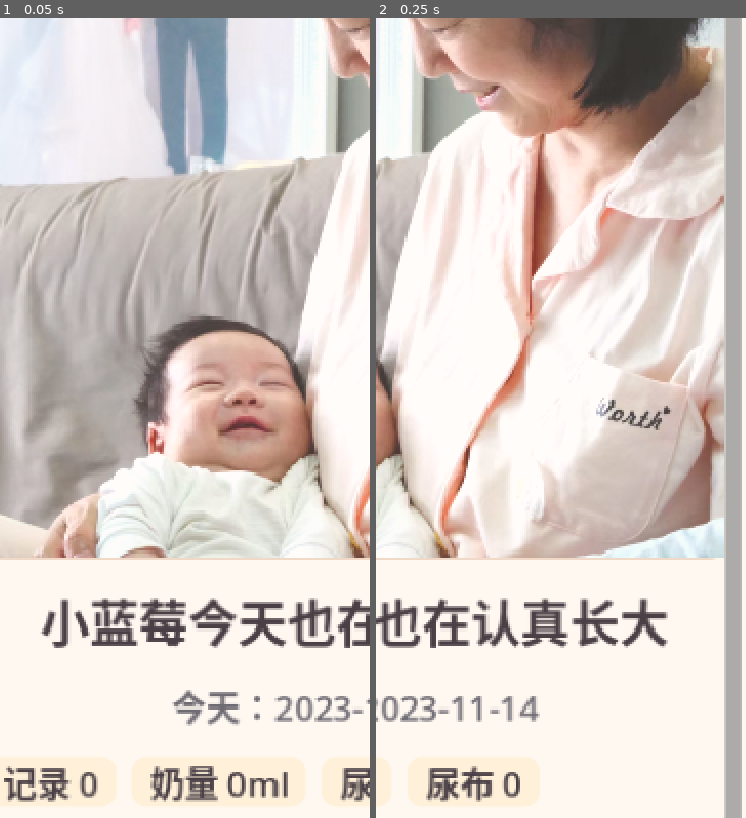
Above: before the commit, frames 1-2 (left to right).
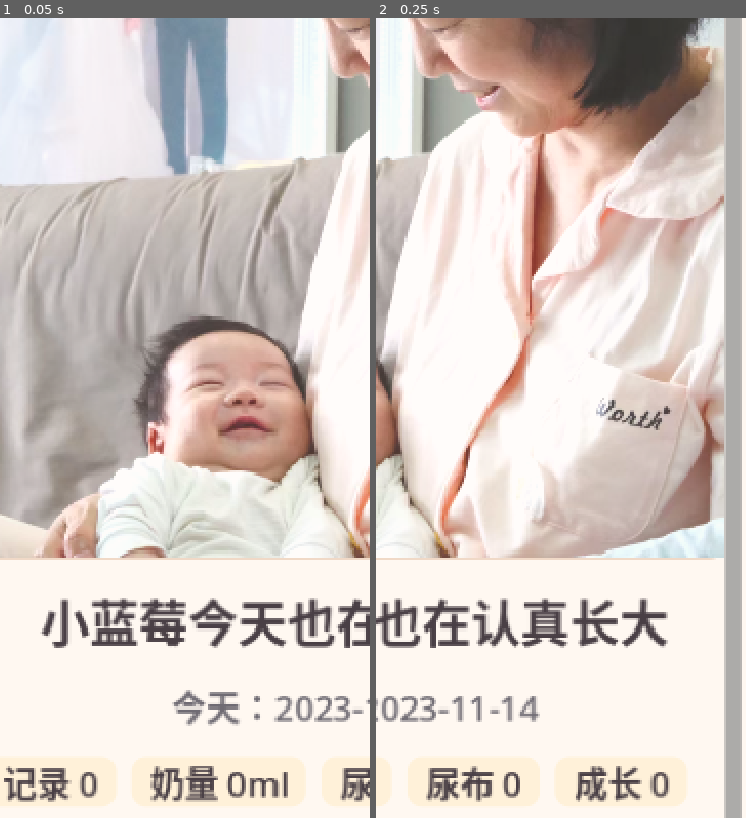
Above: after the commit, the same moments.

Repository: crescents720/BlueberryDailyApp
Game: Godot game, scene res://scenes/main.tscn
The game is run twice, just before and just after one commit, with the same random seed, the same clock (stepped at 60 frames per second) and the same inputs.
Inputs:
- Up to frame 1 (0.05 s): no input
- Up to frame 2 (0.25 s): no input
The pictures show only the part of the screen within x 46-96%, y 20-70%; the shares and areas given below are measured in that part.

Frame 1 is identical in both runs. In frame 2, 0.7% of the frame differs, in the area x 53-80%, y 93-98%.

Commit message:
Add growth measurements record type

Diff:
--- a/scripts/data_store.gd
+++ b/scripts/data_store.gd
@@ -157,6 +157,7 @@
 		"exercise": 0,
 		"hygiene": 0,
 		"supplement": 0,
+		"growth": 0,
 		"milk_ml": 0,
 		"pee": 0,
 		"poop": 0
@@ -204,12 +205,16 @@
 			return "卫生 · %s" % data.get("item", "")
 		"supplement":
 			return "补充剂 · %s" % data.get("item", "")
+		"growth":
+			return "身高体重 · %scm · %skg" % [data.get("height_cm", ""), data.get("weight_kg", "")]
 		_:
 			return "记录"
 
 
 func display_time(record: Dictionary) -> String:
 	var data: Dictionary = record.get("data", {})
+	if str(record.get("kind", "")) == "growth":
+		return "测量"
 	if data.has("start_time"):
 		return str(data.get("start_time", ""))
 	return str(data.get("time", ""))
--- a/scripts/main.gd
+++ b/scripts/main.gd
@@ -8,7 +8,8 @@
 	"diaper": "尿布",
 	"exercise": "锻炼",
 	"hygiene": "卫生",
-	"supplement": "补充剂"
+	"supplement": "补充剂",
+	"growth": "身高体重数据"
 }
 
 const EXERCISE_ITEMS := {
@@ -71,7 +72,7 @@
 	chips.add_theme_constant_override("h_separation", 8)
 	chips.add_theme_constant_override("v_separation", 8)
 	body.add_child(chips)
-	for text in ["记录 %s" % today_summary["total"], "奶量 %sml" % today_summary["milk_ml"], "尿布 %s" % today_summary["diaper"]]:
+	for text in ["记录 %s" % today_summary["total"], "奶量 %sml" % today_summary["milk_ml"], "尿布 %s" % today_summary["diaper"], "成长 %s" % today_summary["growth"]]:
 		chips.add_child(_chip(text))
 
 	body.add_child(_big_button("添加新的记录", "", Callable(self, "show_record_entry"), true))
@@ -87,7 +88,7 @@
 	var body := _screen("添加新的记录", true)
 	message_label = _message_label()
 	body.add_child(_section_title("今天记什么？"))
-	for kind in ["feeding", "diaper", "exercise", "hygiene", "supplement"]:
+	for kind in ["feeding", "diaper", "exercise", "hygiene", "supplement", "growth"]:
 		body.add_child(_big_button(KIND_LABELS[kind], _record_hint(kind), func(): show_record_form(kind)))
 	body.add_child(message_label)
 
@@ -133,6 +134,9 @@
 			_add_line(body, "other", "其他（15字内）", data.get("other", ""), "例如 钙")
 			supplement_other_row = fields["other"].get_parent()
 			_refresh_supplement_other()
+		"growth":
+			_add_line(body, "height_cm", "身高（cm）", data.get("height_cm", ""), "例如 62.5")
+			_add_line(body, "weight_kg", "体重（kg）", data.get("weight_kg", ""), "例如 6.35")
 
 	var save := _button("保存", Callable(self, "_save_record"))
 	save.custom_minimum_size = Vector2(0, 54)
@@ -195,6 +199,14 @@
 				if str(data["other"]).length() > 15:
 					return _invalid("其他名称不能超过15字。")
 				data["item"] = data["other"]
+		"growth":
+			var height_text := _field_text("height_cm")
+			var weight_text := _field_text("weight_kg")
+			if not _is_valid_positive_number(height_text):
+				return _invalid("身高请填写有效数字。")
+			if not _is_valid_positive_number(weight_text):
+				return _invalid("体重请填写有效数字。")
+			data = {"height_cm": float(height_text), "weight_kg": float(weight_text)}
 
 	var date := _control_value("date")
 	if not _looks_like_date(date):
@@ -252,7 +264,7 @@
 	chips.add_theme_constant_override("h_separation", 8)
 	chips.add_theme_constant_override("v_separation", 8)
 	inner.add_child(chips)
-	for text in ["总记录 %s" % summary["total"], "喂养 %s" % summary["feeding"], "奶量 %sml" % summary["milk_ml"], "尿布 %s" % summary["diaper"], "锻炼 %s" % summary["exercise"]]:
+	for text in ["总记录 %s" % summary["total"], "喂养 %s" % summary["feeding"], "奶量 %sml" % summary["milk_ml"], "尿布 %s" % summary["diaper"], "成长 %s" % summary["growth"]]:
 		chips.add_child(_chip(text))
 
 	if records.is_empty():
@@ -322,7 +334,7 @@
 
 
 func _add_grouped_overview(parent: VBoxContainer, records: Array, show_date: bool) -> void:
-	for kind in ["feeding", "diaper", "exercise", "hygiene", "supplement"]:
+	for kind in ["feeding", "diaper", "exercise", "hygiene", "supplement", "growth"]:
 		var grouped: Array = []
 		for record in records:
 			if str(record.get("kind", "")) == kind:
@@ -387,6 +399,8 @@
 	var data: Dictionary = record.get("data", {})
 	if str(record.get("kind", "")) == "feeding":
 		return "%s%s-%s" % [prefix, data.get("start_time", ""), data.get("end_time", "")]
+	if str(record.get("kind", "")) == "growth":
+		return "%s测量" % prefix
 	return "%s%s" % [prefix, data.get("time", "")]
 
 
@@ -402,6 +416,8 @@
 			return str(data.get("item", ""))
 		"supplement":
 			return str(data.get("item", ""))
+		"growth":
+			return "身高 %s cm\n体重 %s kg" % [_format_measure(data.get("height_cm", "")), _format_measure(data.get("weight_kg", ""))]
 		_:
 			return ""
 
@@ -420,6 +436,8 @@
 			return "卫生护理"
 		"supplement":
 			return "补充/饮水"
+		"growth":
+			return "成长数据"
 		_:
 			return ""
 
@@ -1049,6 +1067,37 @@
 	return parts.size() == 3 and parts[0].length() == 4 and parts[1].length() == 2 and parts[2].length() == 2
 
 
+func _is_valid_positive_number(value: String) -> bool:
+	var text := value.strip_edges()
+	if text == "":
+		return false
+	var dot_count := 0
+	var digit_count := 0
+	for i in range(text.length()):
+		var c := text.substr(i, 1)
+		if c == ".":
+			dot_count += 1
+			if dot_count > 1:
+				return false
+		elif c < "0" or c > "9":
+			return false
+		else:
+			digit_count += 1
+	if digit_count == 0:
+		return false
+	return float(text) > 0.0
+
+
+func _format_measure(value) -> String:
+	var number := float(value)
+	var text := "%.2f" % number
+	while text.ends_with("0"):
+		text = text.left(text.length() - 1)
+	if text.ends_with("."):
+		text = text.left(text.length() - 1)
+	return text
+
+
 func _date_options(selected_date: String) -> Array:
 	var options: Array = []
 	var today_value := store.today() if store != null else _system_today()
@@ -1196,6 +1245,8 @@
 			return "洗脸、洗澡、游泳"
 		"supplement":
 			return "AD、D3、DHA、益生菌等"
+		"growth":
+			return "记录身高和体重"
 		_:
 			return ""
 
@@ -1215,5 +1266,7 @@
 			return "卫生护理"
 		"supplement":
 			return "补充剂/饮水"
+		"growth":
+			return "身高：%s cm，体重：%s kg" % [_format_measure(data.get("height_cm", "")), _format_measure(data.get("weight_kg", ""))]
 		_:
 			return ""
